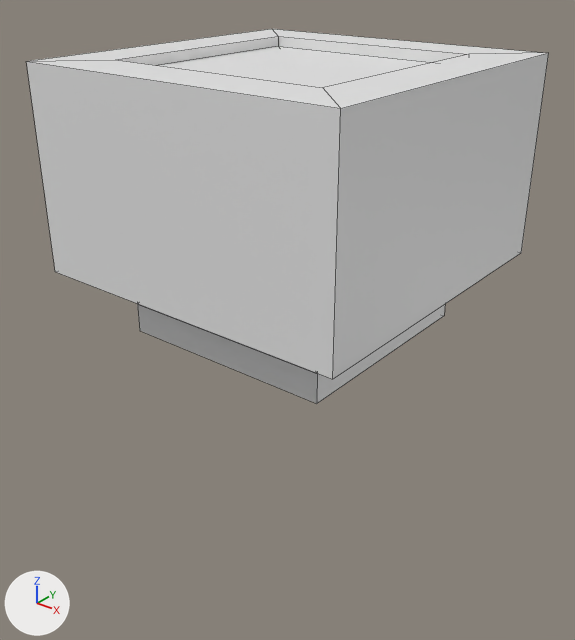
What one commit did to the Blender file Assets/Models/Pullable L2.blend.
One viewpoint serves both versions: a 50 mm camera at (2.04, -2.61, 0.54) aimed at (-0.02, -0.03, -1.06). The lights are fixed; the arrows at lower left show +X, +Y and +Z. Mesh edges are drawn as thin lines. Materials are left out; every surface is plain grey.

The first picture shows 'Pedestal', 'Switch'.
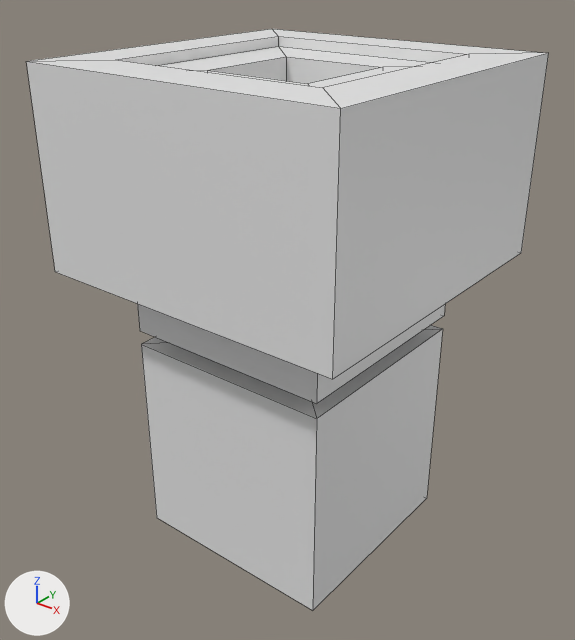
Boxes [x1, y1, x2, y2] around the edits, measured in the pictures (575 x 640 px):
```json
{"object": "Switch", "change": "reshaped", "before": [158, 47, 433, 88], "after": [141, 47, 443, 610]}
```

Edits to the scene script, one JSON object a line:
```json
{"block": "me_cube", "where": "# used by ob_switch; location = (0.0, 0.0, 0.0); rotation_euler = (1.571, 0.0, -3.142), in degrees (90, 0, -180)"}
{"op": "remove", "block": "me_cube", "code": "me_cube.from_pydata(...)  # 16 vertices, 16 faces; spans x -0.5..0.5, y -0.95..0.05, z -0.5..0.5"}
{"op": "add", "block": "me_cube", "code": "me_cube.from_pydata(...)  # 32 vertices, 30 faces; spans x -0.5..0.5, y -2.15..0.05, z -0.5..0.5"}
{"block": "me_cube", "change": "me_cube part 1"}
{"block": "me_cube", "change": "12 vertices are removed from x -0.5..0.5, y -0.95..-0.15, z -0.5..0.5"}
{"block": "me_cube", "change": "16 faces are deleted"}
{"block": "me_cube", "change": "20 vertices are added at x -0.5..0.5, y -2.15..0.05, z -0.5..0.5"}
{"block": "me_cube", "change": "8 new vertices lie (0.5, 0.0, 0.0) away from vertices in x -0.25, y -1.15..0.05, z -0.25..0.25"}
{"block": "me_cube", "change": "30 new faces join them"}
```
